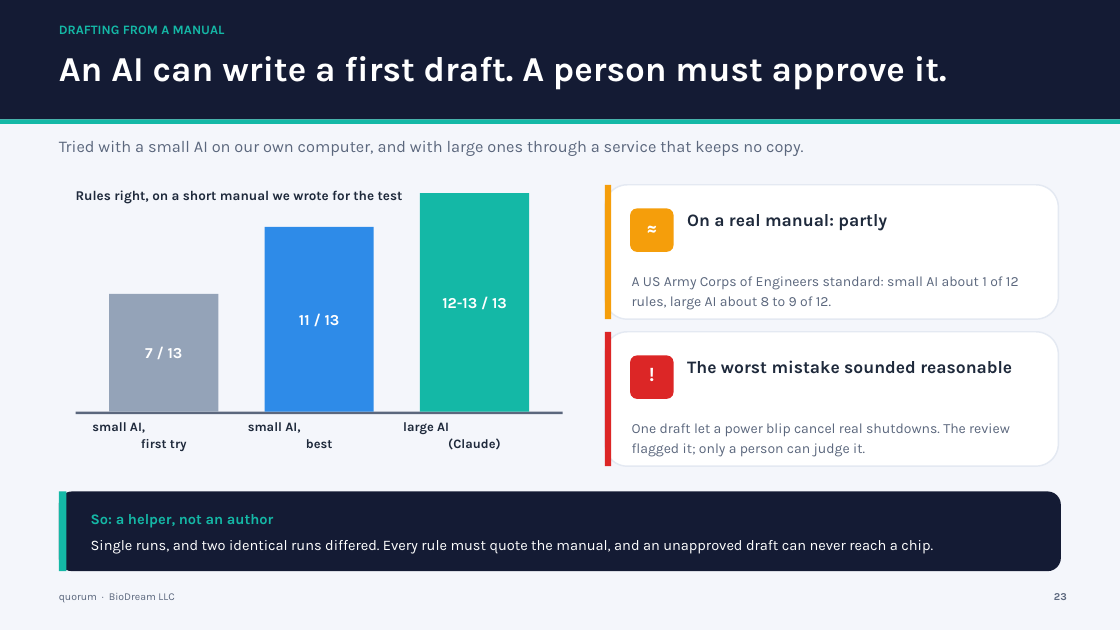
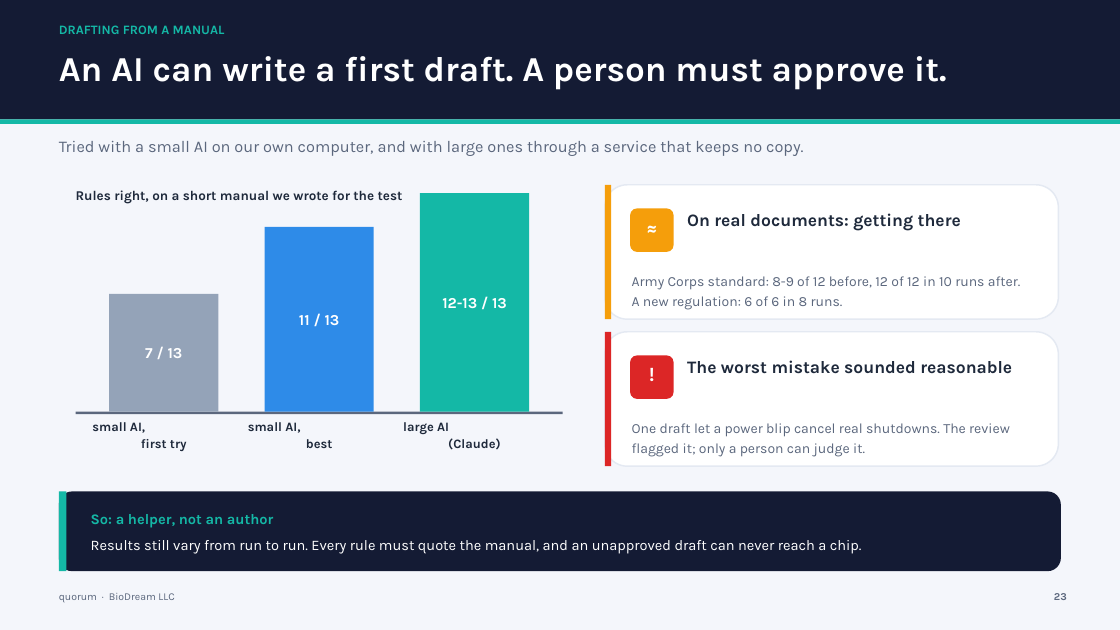
Before and after one commit to BioDream-LLC/quorum, a slide deck: slide 23 of docs/quorum.pptx. Drawn at 1120x630 pixels with LibreOffice and Linux fonts; fonts in the diff are those of the drawing. Boxes give left, top, right and bottom in pixels: in the first picture for what was removed or moved away, otherwise in the second. Text is boxed around its words. In the diff, an @@ line names an element or a change of style, - is before the commit and + after.

Commit message:
quorum studio for macOS; drafting learns alarm-only and start rules
- quorum studio for macOS: universal (Apple Silicon and Intel), with the Pico 2 found under /Volumes and dfu-util
  in ~/Library/Arduino15.
- Drafting from a manual:
  - the drafter is taught alarm-only conditions, start permissives and narrow exceptions;
  - an optional second opinion: another model compares the draft with the manual, and its findings are kept only
    if the draft fails no more checks than before;
  - a replaced action may now drop a trigger, which fixes drafts the compiler refused as "action unreachable";
  - the model is told not to invent an exception when the document states none.
- Download links point to the latest release.

```diff
--- a/docs/quorum.pptx
+++ b/docs/quorum.pptx
@@ text at [687, 213, 961, 231]: text changed @@
-On a real manual: partly
+On real documents: getting there
@@ text at [632, 276, 1020, 310]: text changed @@
-A US Army Corps of Engineers standard: small AI about 1 of 12 rules, large AI about 8 to 9 of 12.
+Army Corps standard: 8-9 of 12 before, 12 of 12 in 10 runs after. A new regulation: 6 of 6 in 8 runs.
@@ text at [91, 540, 862, 554]: text changed @@
-Single runs, and two identical runs differed. Every rule must quote the manual, and an unapproved draft can never reach a chip.
+Results still vary from run to run. Every rule must quote the manual, and an unapproved draft can never reach a chip.
```
Also in this commit, not shown: 1 other slide changed, 19 other files.
